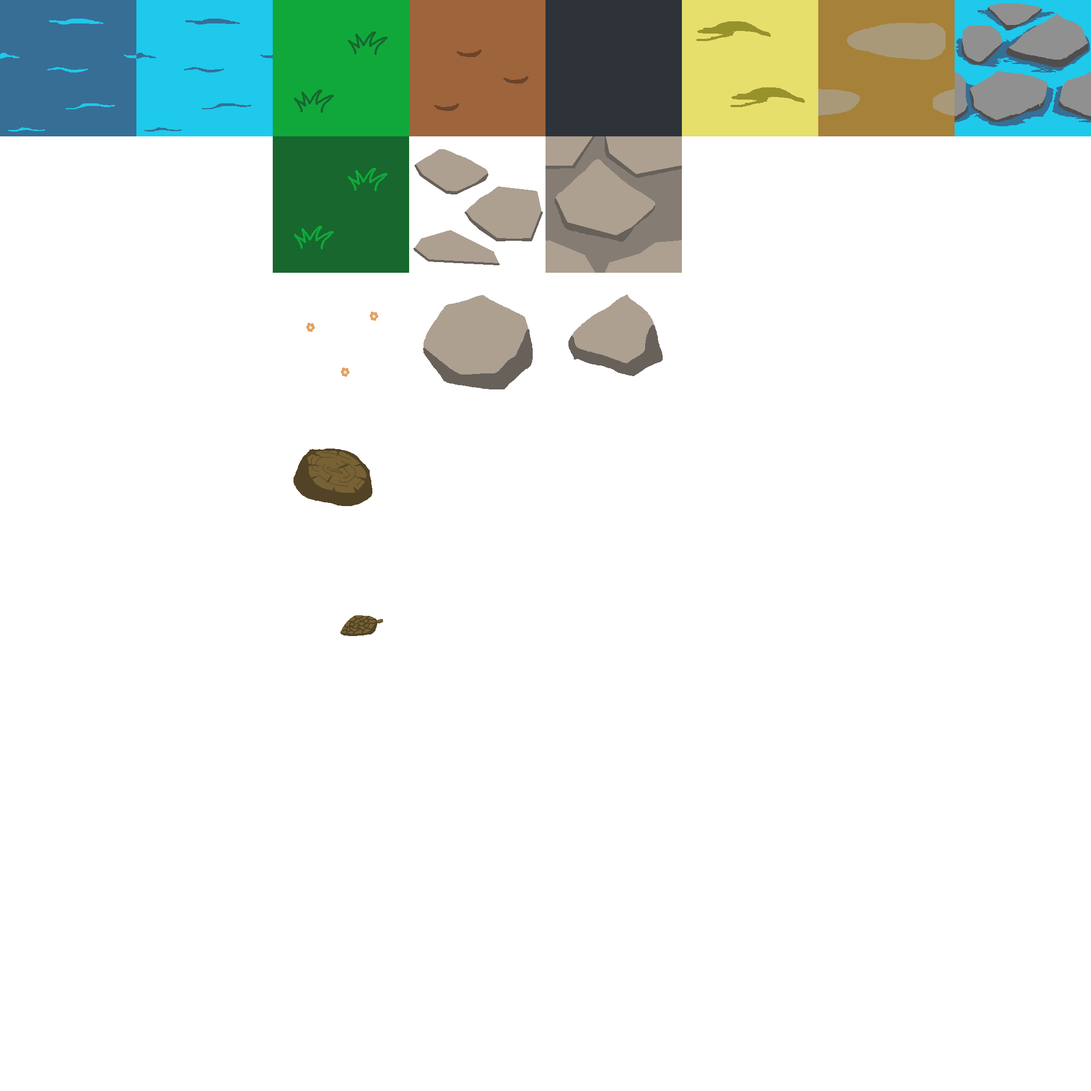
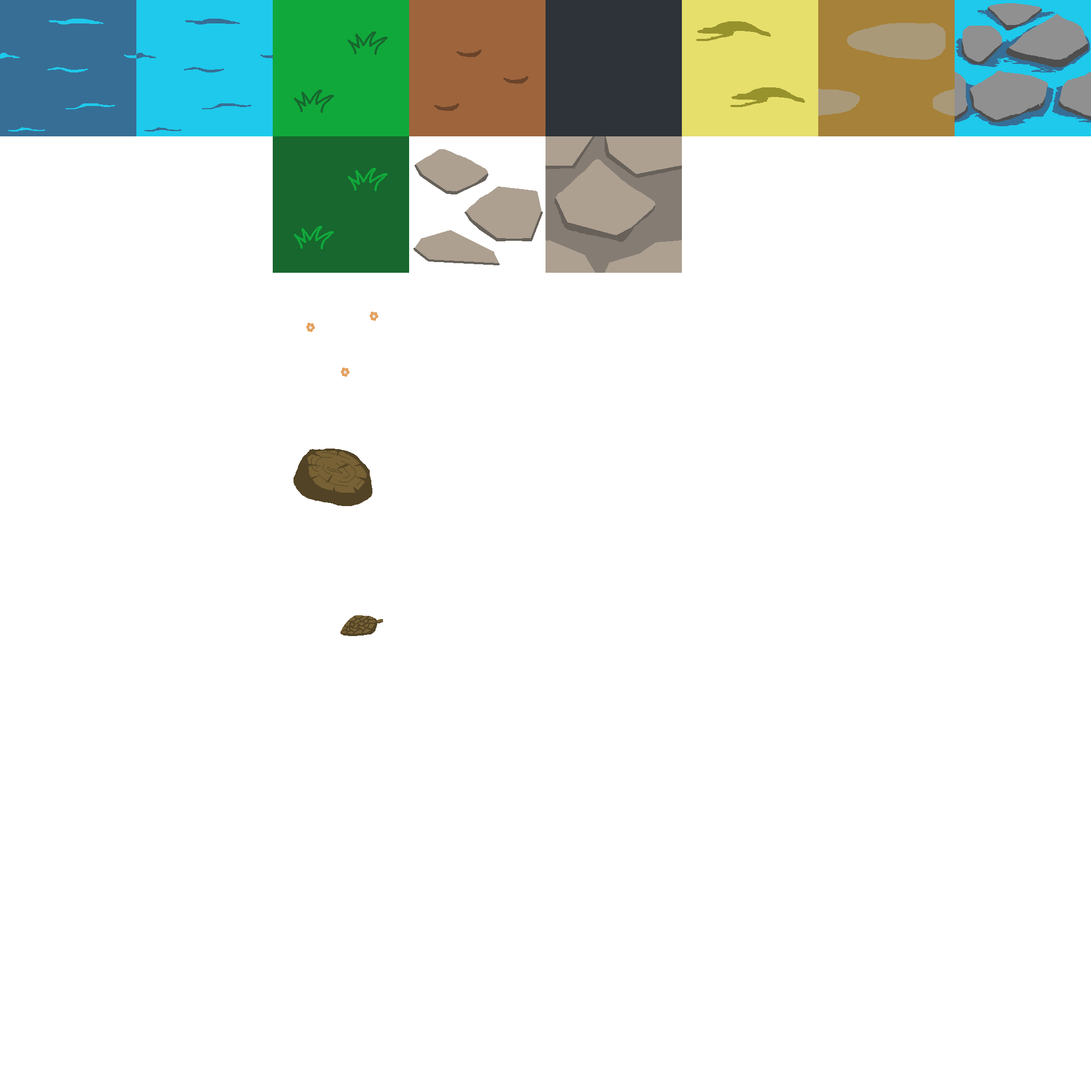
Layered file, before and after one edit (1091x1091). Changes by layer:
painted on "Layer 8" over (x1=423, y1=294, x2=664, y2=390)
